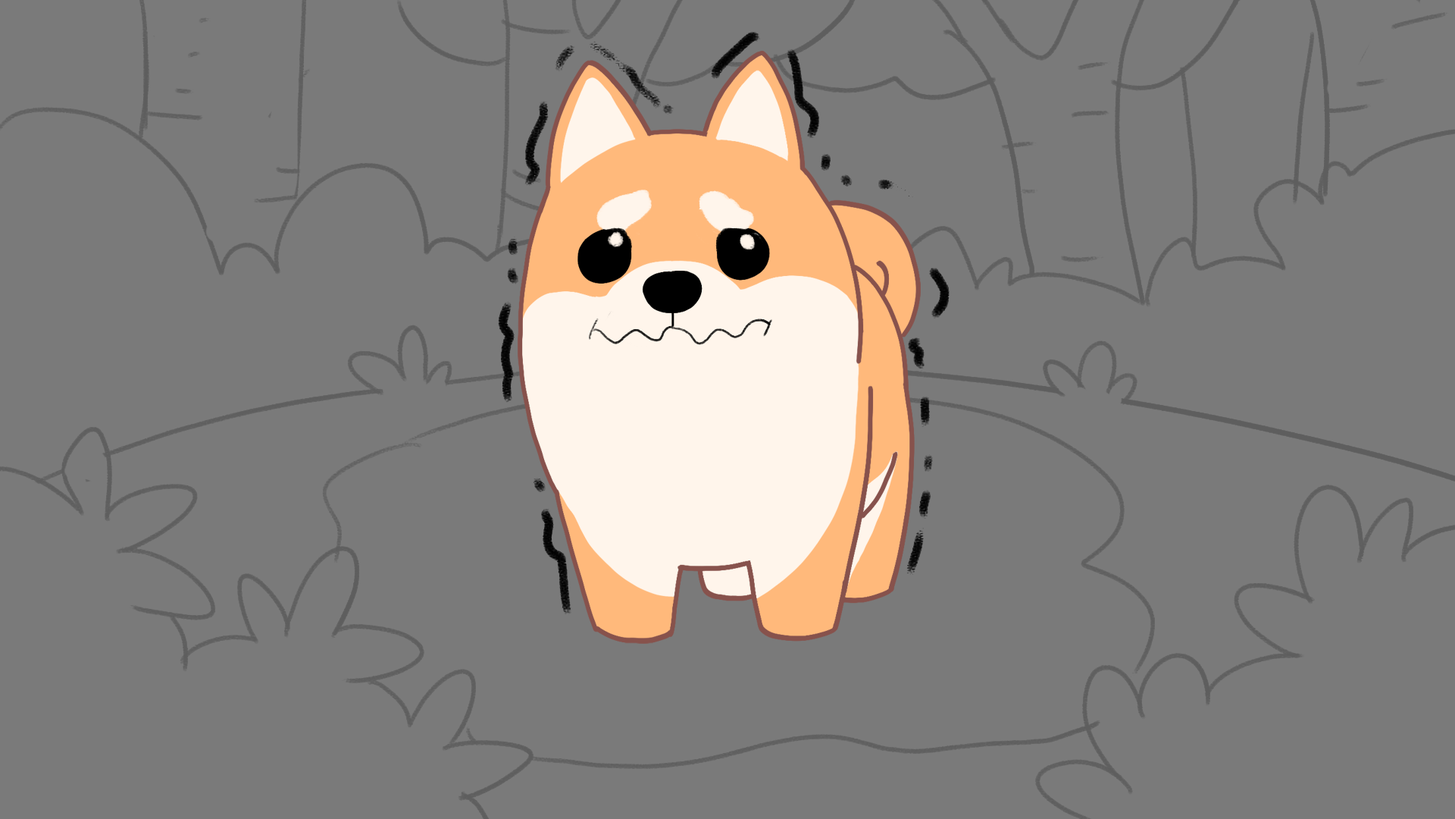
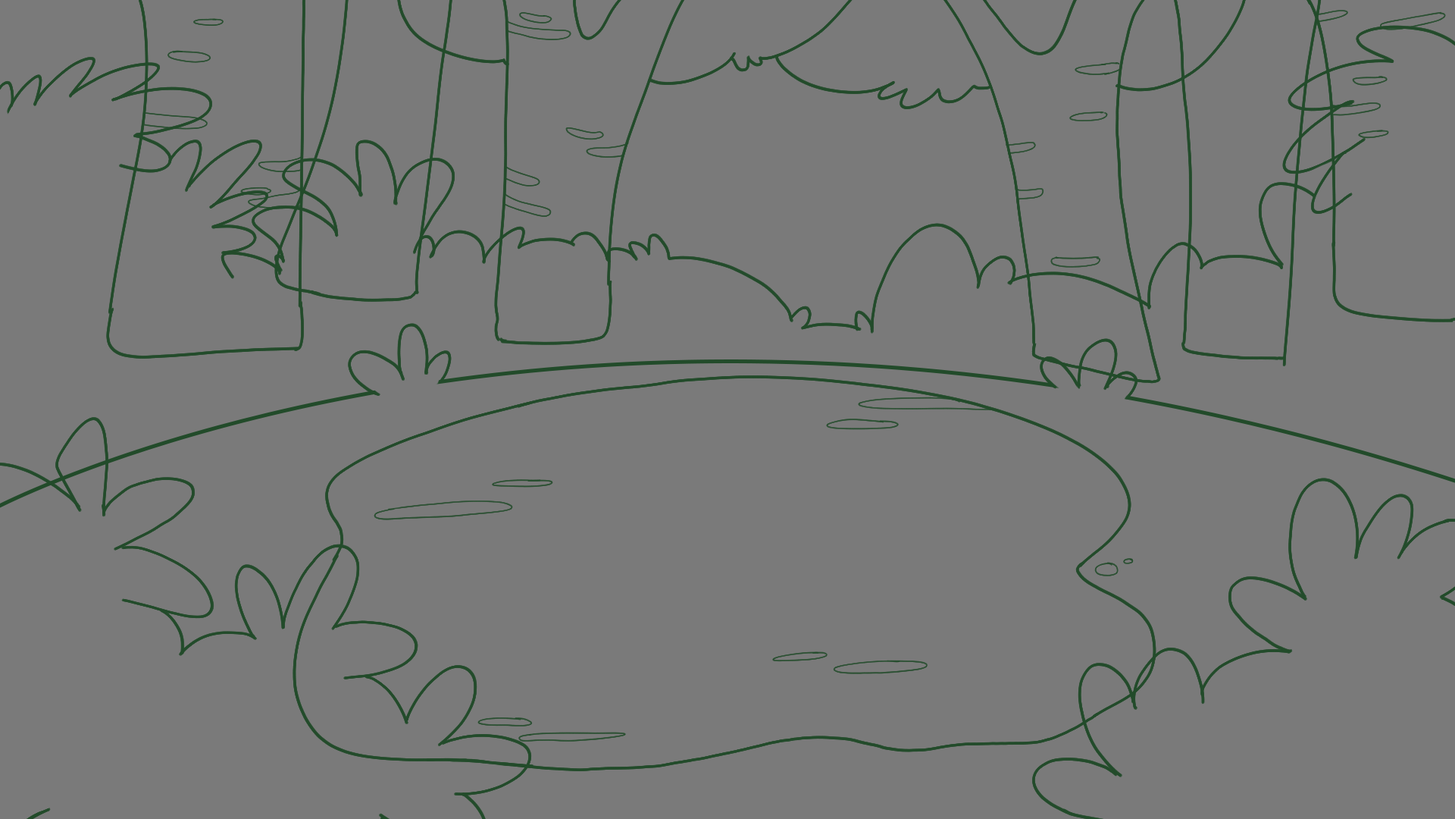
Layers edited between the first and the second 1455px x 819px image:
hid "d" over (497, 31, 950, 644)
added layer "Layer 4" above "Shape 1" over (292, 375, 1157, 772)
added layer "Shape 1" above "Layer 3" over (0, 322, 1455, 508)
painted on "Layer 3" over (0, 416, 1455, 819)
added layer "Layer 5" above "Layer 7" over (0, 25, 1455, 334)
added layer "Layer 7" above "Layer 8" over (274, 0, 1322, 367)
added layer "Layer 8" above "Layer 6" over (143, 9, 1447, 268)
added layer "Layer 6" above "Layer 2" over (106, 0, 1455, 384)
hid "Layer 2" over (0, 0, 1455, 819)
